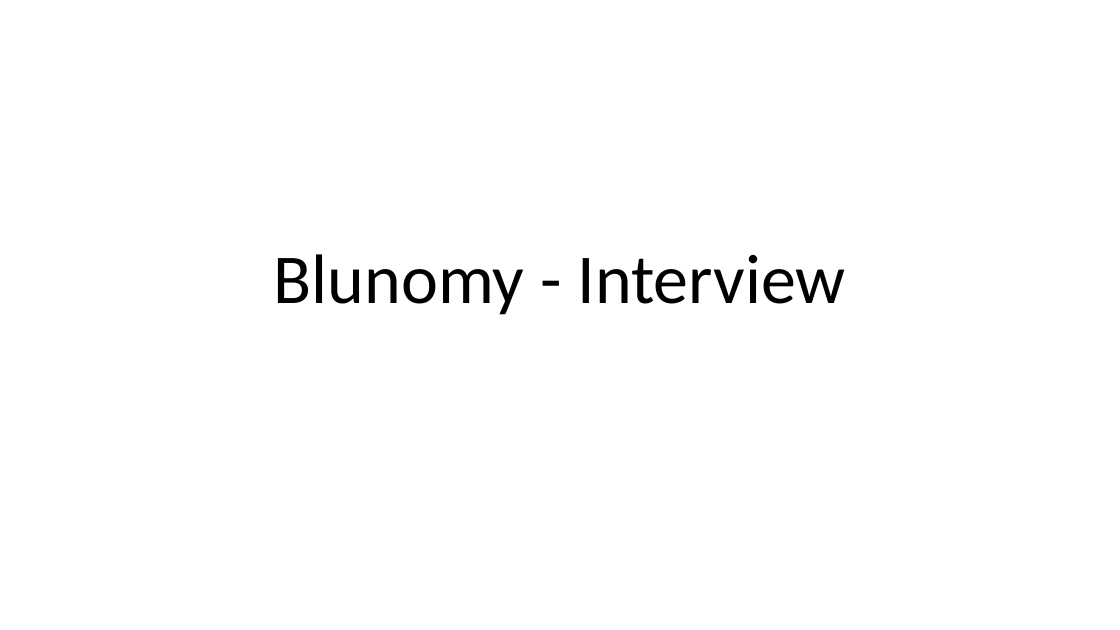
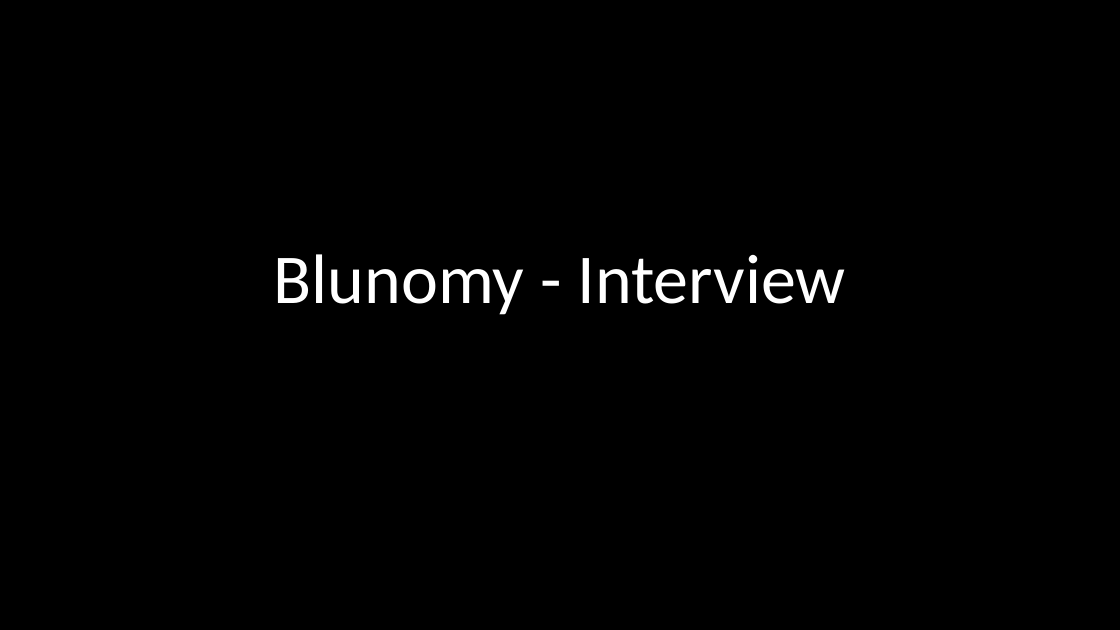
Before and after one commit to clementchane/blunomy, a slide deck: slide 1 of blunomy.pptx. Drawn at 1120x630 pixels with LibreOffice and Linux fonts; fonts in the diff are those of the drawing. Boxes give left, top, right and bottom in pixels: in the first picture for what was removed or moved away, otherwise in the second. Text is boxed around its words. In the diff, an @@ line names an element or a change of style, - is before the commit and + after.

```diff
--- a/blunomy.pptx
+++ b/blunomy.pptx
@@ background #FFFFFF to #000000 @@
@@ title "Blunomy - Interview" at box(274, 254, 845, 315): text colour #000000 to #FFFFFF @@
```
Also in this commit, not shown: 3 other slides changed, 1 slide added, 1 slide removed, 2 other files.
